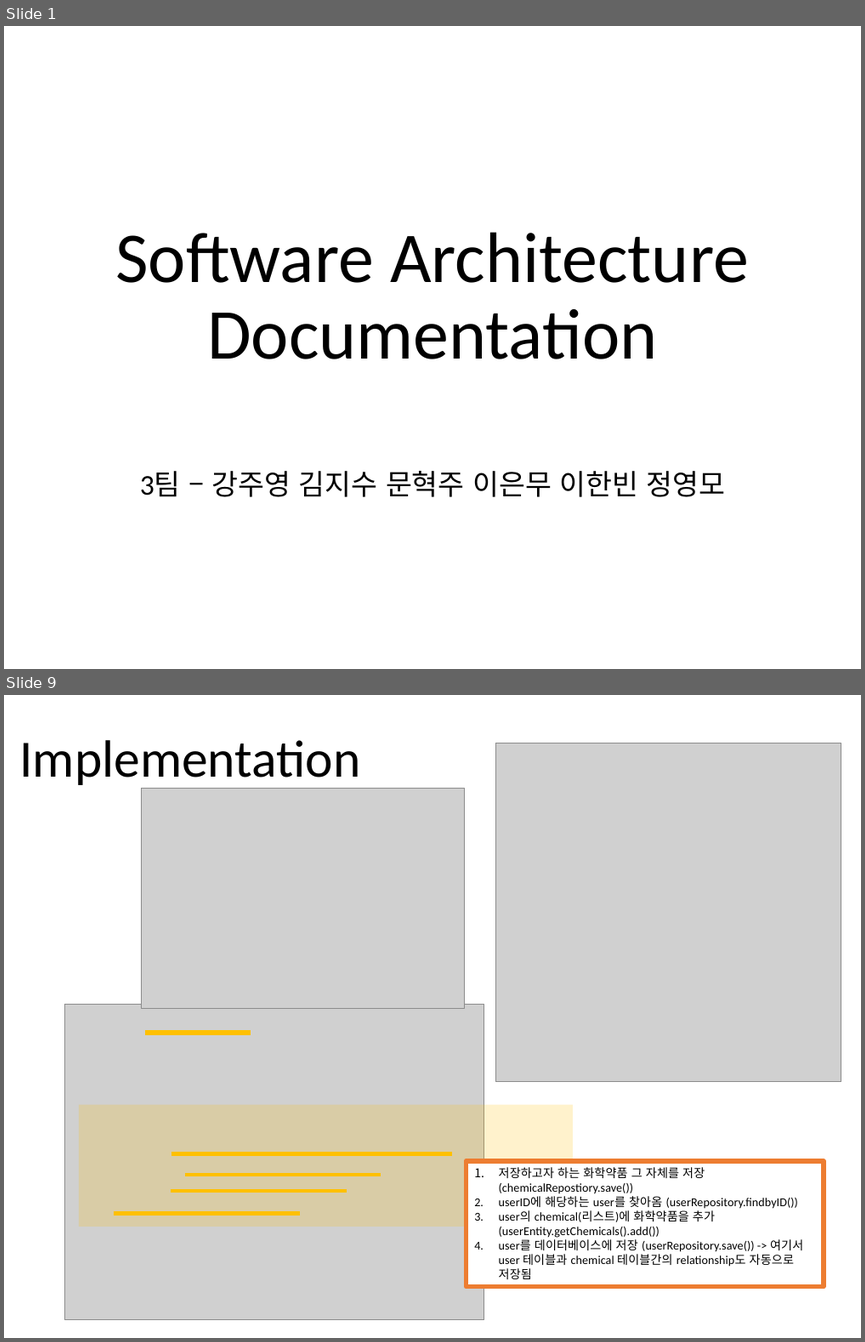
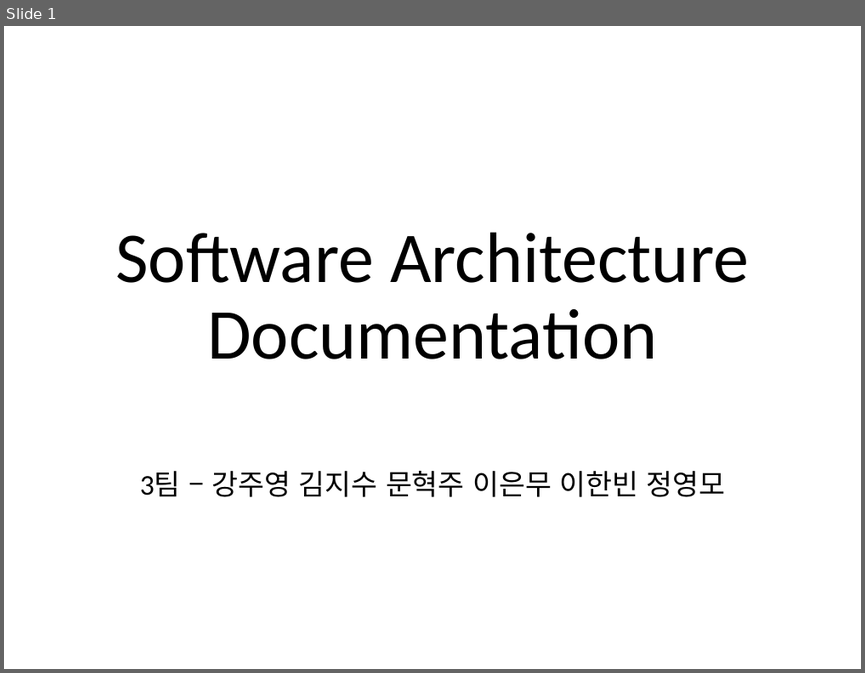
Before and after one commit to jisukim97/ChemicalManagementApplication, a slide deck: Document/2_Software Architect Documentation/Software Architecture Documentation 1.0.pptx. Shown one above the other, each under a label of ours: slides 1 and 9 before the commit, slide 1 after it; the slides between them are not shown. The pictures are 865x1342 and 865x673 pixels, drawn with LibreOffice and Linux fonts; fonts in the diff are those of the drawing; grey boxes stand for pictures. Boxes give left, top, right and bottom in pixels: in the first picture for what was removed or moved away, otherwise in the second. Text is boxed around its words. In the diff, an @@ line names an element or a change of style, - is before the commit and + after.

```diff
--- a/Document/2_Software Architect Documentation/Software Architecture Documentation 1.0.pptx
+++ b/Document/2_Software Architect Documentation/Software Architecture Documentation 1.0.pptx
@@ slide 9 removed at [4,695,861,1338], background #FFFFFF @@
@@ title removed at [19,740,360,789] @@
-Implementation
@@ picture removed at [496,743,842,1082] @@
@@ picture removed at [141,789,464,1009] @@
@@ picture removed at [65,1004,483,1320] @@
@@ line removed from (145, 1032) to (250, 1032) @@
@@ rectangle removed at [79,1105,572,1226] @@
@@ line removed from (171, 1153) to (452, 1153) @@
@@ line removed from (185, 1174) to (381, 1174) @@
@@ rectangle removed at [466,1161,823,1287] @@
-1. 저장하고자 하는 화학약품 그 자체를 저장 (chemicalRepostiory.save())
-2. userID에 해당하는 user를 찾아옴 (userRepository.findbyID())
-3. user의 chemical(리스트)에 화학약품을 추가 (userEntity.getChemicals().add())
-4. user를 데이터베이스에 저장 (userRepository.save()) -> 여기서 user 테이블과 chemical 테이블간의 relationship도 자동으로 저장됨
@@ line removed from (171, 1191) to (347, 1191) @@
@@ line removed from (114, 1213) to (300, 1213) @@
```
Also in this commit, not shown: 4 slides changed, 4 slides added, 3 other slides removed, 5 other files.
